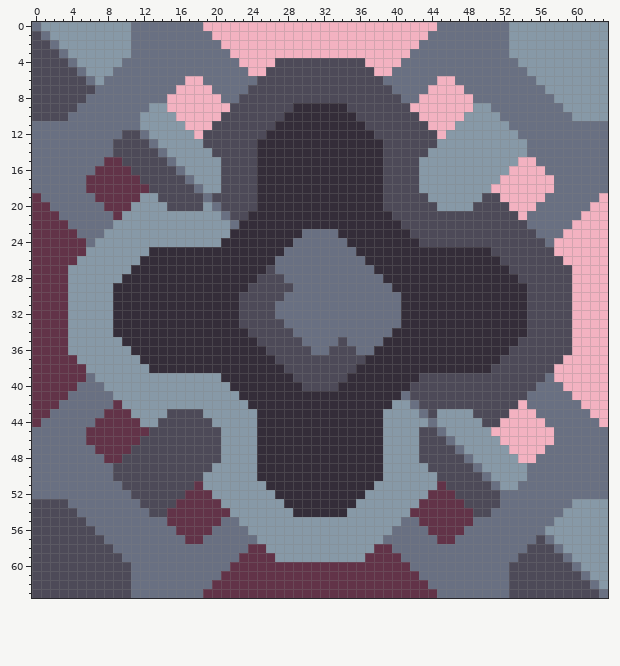
One commit to this pixel-art sprite: assets/sprites/blocks/drills/impact-collector.png. The picture above is the old version.
The file is 64x64 pixels.
After the commit:
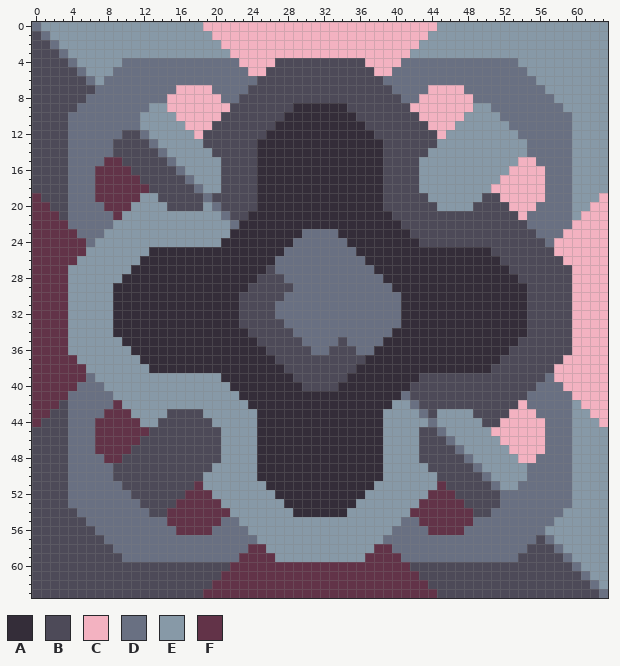
Palette (. is transparent): A #342d39  B #4d4a58  C #f3b2c1  D #697082  E #8799a7  F #623348
Author's note on the commit: KURRWA MAC RESPRITE
Changes in this commit:
Changed rows in their new state; - is an unchanged pixel.
first column x 11:
 0 EEEEEEEE--------------------------EEEEEEEE
 1 EEEEEEEEE------------------------EEEEEEEEE
 2 EEEEEEEEEE----------------------EEEEEEEEEE
 3 EEEEEEEEEEE--------------------EEEEEEEEEEE
 6 ------DD--------------------------DD------
first column x 0:
11 BBBB--------------------------------------------------------EEEE
12 BBBB--------------------------------------------------------EEEE
13 BBBB--------------------------------------------------------EEEE
14 BBBB--------------------------------------------------------EEEE
15 BBBB--------------------------------------------------------EEEE
16 BBBB--------------------------------------------------------EEEE
17 BBBB--D--------------------------------------------------D--EEEE
18 BBBB--D--------------------------------------------------D--EEEE
19 -BBB--------------------------------------------------------EEE-
20 --BB--------------------------------------------------------EE--
21 ---B--------------------------------------------------------E---
first column x 0:
42 ---B--------------------------------------------------------E---
43 --BB--------------------------------------------------------EE--
44 -BBB--------------------------------------------------------EEE-
45 BBBB--D--------------------------------------------------D--EEEE
46 BBBB--D--------------------------------------------------D--EEEE
47 BBBB--------------------------------------------------------EEEE
48 BBBB--------------------------------------------------------EEEE
49 BBBB--------------------------------------------------------EEEE
50 BBBB--------------------------------------------------------EEEE
51 BBBB--------------------------------------------------------EEEE
52 BBBB--------------------------------------------------------EEEE
first column x 11:
57 ------DD--------------------------DD------
60 BBBBBBBBBBB--------------------BBBBBBBBBBB
61 BBBBBBBBBB----------------------BBBBBBBBBB
62 BBBBBBBBB------------------------BBBBBBBBB
63 BBBBBBBB--------------------------BBBBBBBB
